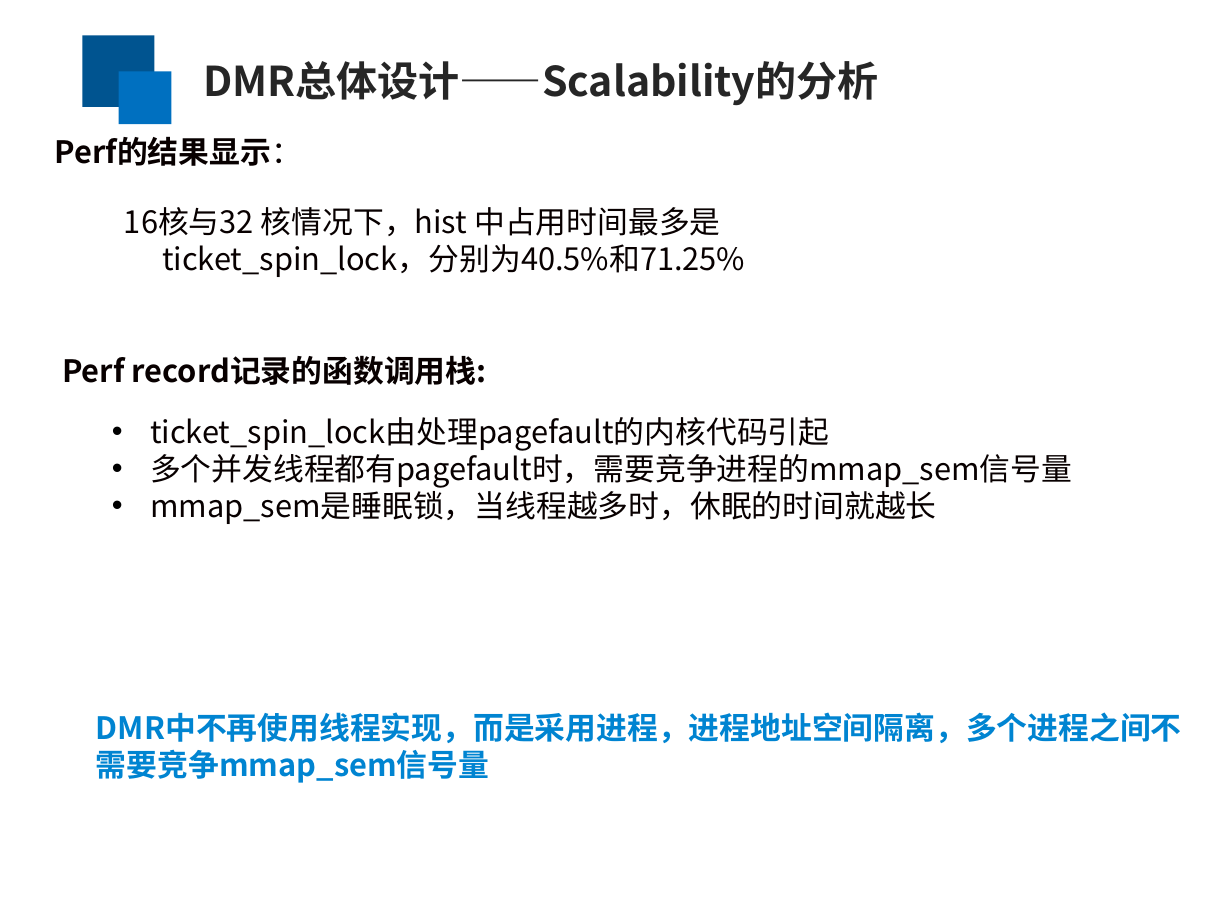
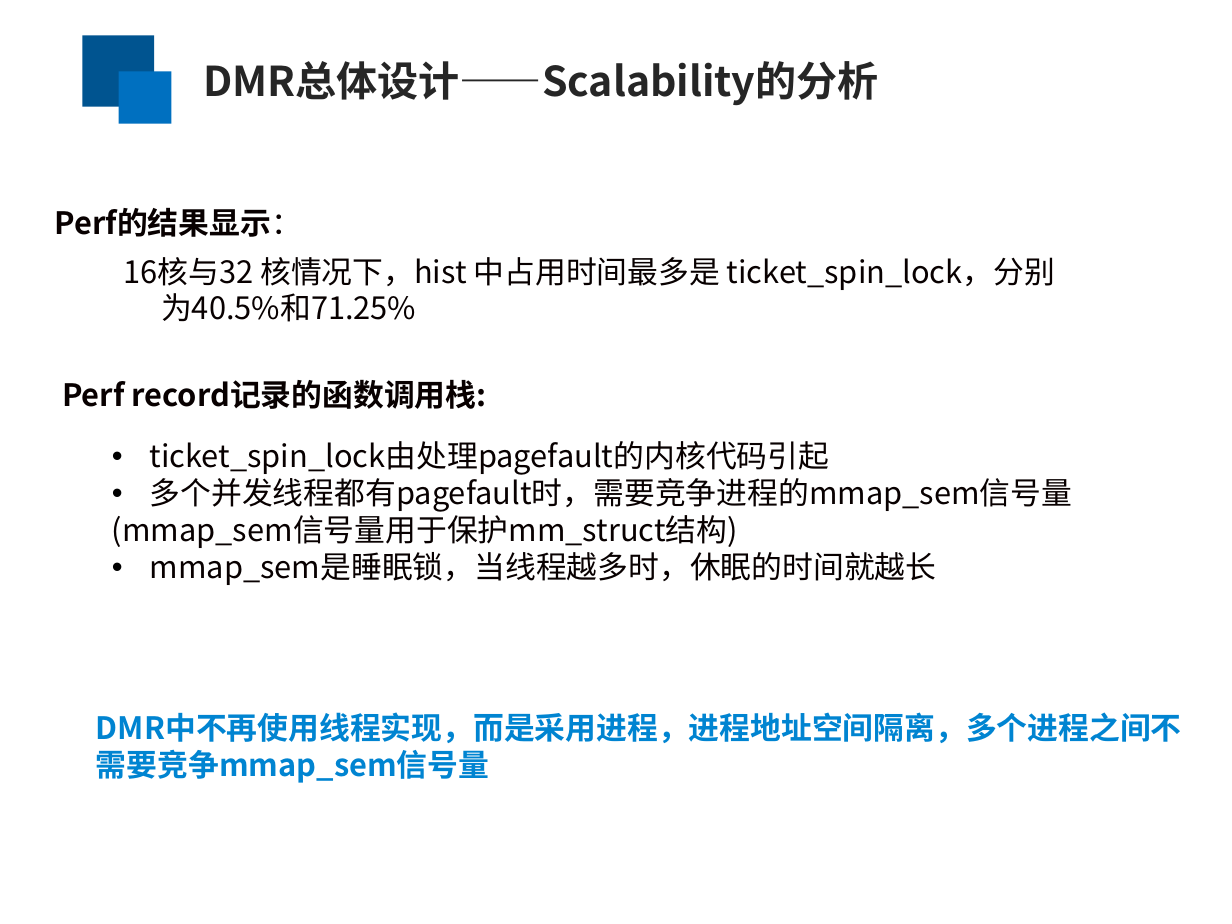
Before and after one commit to yufenyu/work, a slide deck: slide 12 of dmr_paper/paper/chinaSys-2016.ppt. Drawn at 1232x924 pixels with LibreOffice and Linux fonts; fonts in the diff are those of the drawing. Boxes give left, top, right and bottom in pixels: in the first picture for what was removed or moved away, otherwise in the second. Text is boxed around its words. In the diff, an @@ line names an element or a change of style, - is before the commit and + after.

```diff
--- a/dmr_paper/paper/chinaSys-2016.ppt
+++ b/dmr_paper/paper/chinaSys-2016.ppt
@@ text "Perf的结果显示：": place and size @@
-text "Perf的结果显示：" at (55,136,302,166)
+text "Perf的结果显示：" at (55,207,302,237)
@@ text "16核与32 核情况下，hist 中占用时间最多是 ticket_spin_lock，分别为40.5%和71.25%" rewrapped from (124,207,745,277) to (123,257,1055,322) @@
@@ text "Perf record记录的函数调用栈:": place and size @@
-text "Perf record记录的函数调用栈:" at (62,355,487,385)
+text "Perf record记录的函数调用栈:" at (62,379,487,409)
@@ text "ticket_spin_lock由处理pagefault的内核代码引起": place and size @@
-text "ticket_spin_lock由处理pagefault的内核代码引起" at (150,417,1072,524)
+text "ticket_spin_lock由处理pagefault的内核代码引起" at (112,441,1072,585)
@@ text at (112,510,738,548): paragraph added @@
+  (mmap_sem信号量用于保护mm_struct结构)
```
Also in this commit, not shown: 7 other slides changed.
